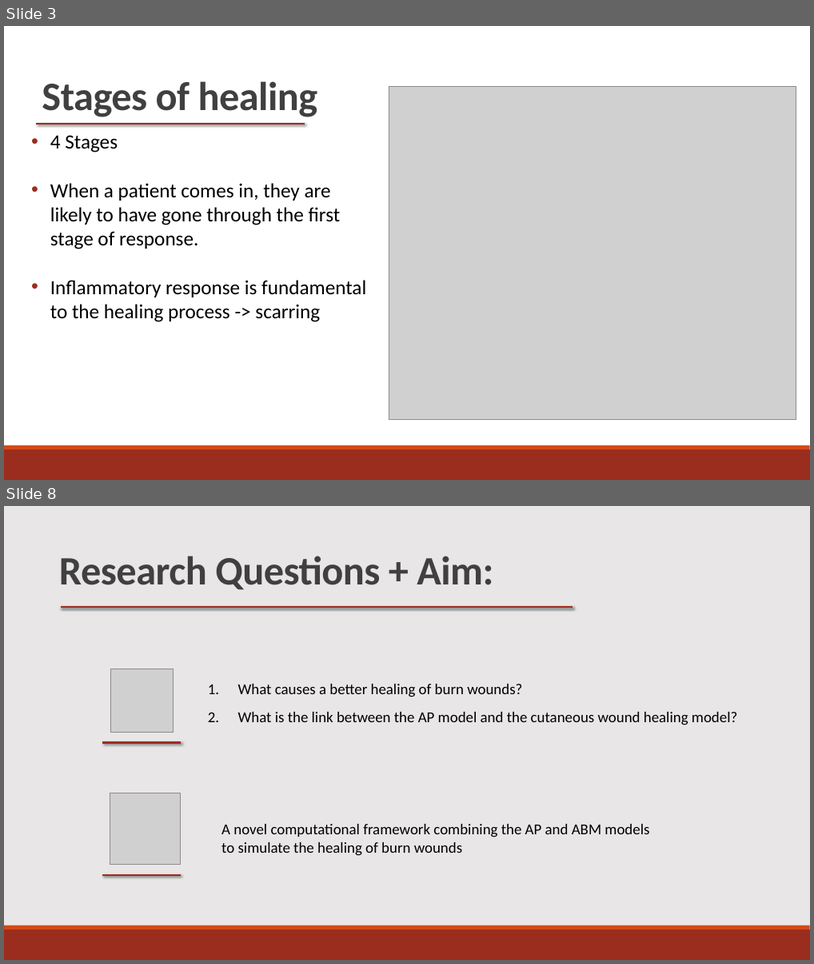
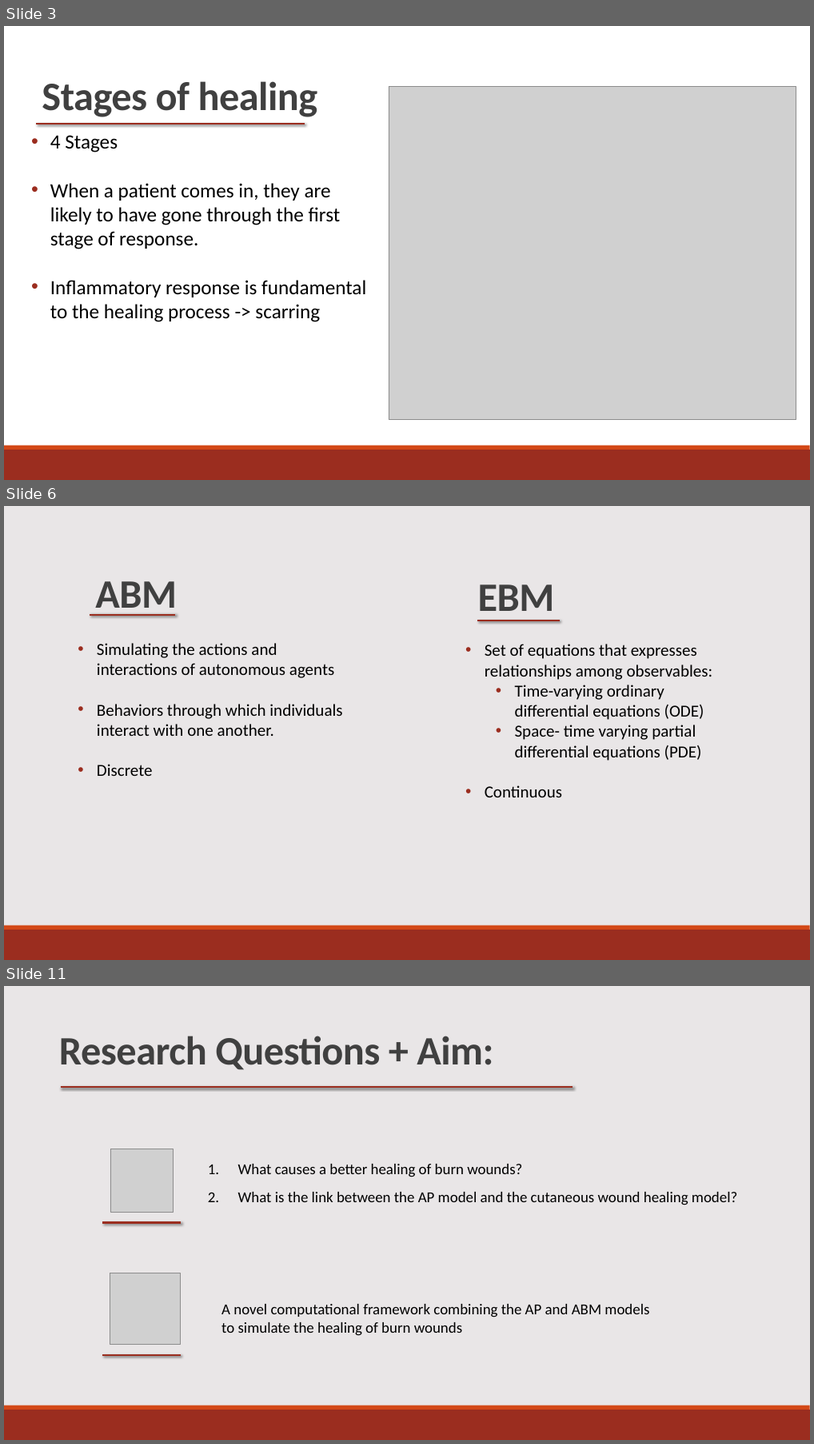
Before and after one commit to BenDickens/Brandwonden-Project-IAS, a slide deck: Notes and Primers/research proposal ppt.pptx. Shown one above the other, each under a label of ours: slides 3 and 8 before the commit, slides 3, 6 and 11 after it; the slides between them are not shown. The pictures are 814x964 and 814x1444 pixels, drawn with LibreOffice and Linux fonts; fonts in the diff are those of the drawing; grey boxes stand for pictures. Boxes give left, top, right and bottom in pixels: in the first picture for what was removed or moved away, otherwise in the second. Text is boxed around its words. In the diff, an @@ line names an element or a change of style, - is before the commit and + after.

```diff
--- a/Notes and Primers/research proposal ppt.pptx
+++ b/Notes and Primers/research proposal ppt.pptx
@@ slide 6 added at [4,506,810,960], background #E9E6E7; not listed: 2 template elements that a slide beside it also shows @@
@@ title added at [95,581,177,616], 48 pt, text #404040, bold @@
+ABM
@@ text added at [478,584,555,620], 48 pt, text #404040, bold @@
+EBM
@@ line added from (90, 615) to (176, 615), #9B2D1F 2 pt @@
@@ line added from (478, 620) to (561, 620), #9B2D1F 2 pt @@
@@ text added at [97,643,342,776], 20 pt, text #000000 @@
+• Simulating the actions and interactions of autonomous agents
+• Behaviors through which individuals interact with one another.
+• Discrete
@@ text added at [485,644,714,797], 20 pt, text #000000 @@
+• Set of equations that expresses relationships among observables:
+  • Time-varying ordinary differential equations (ODE)
+  • Space- time varying partial differential equations (PDE)
+• Continuous
@@ what was slide 8 is now slide 11 @@
```
Also in this commit, not shown: 5 slides changed, 3 other slides added, 2 slides removed, 1 other file.
